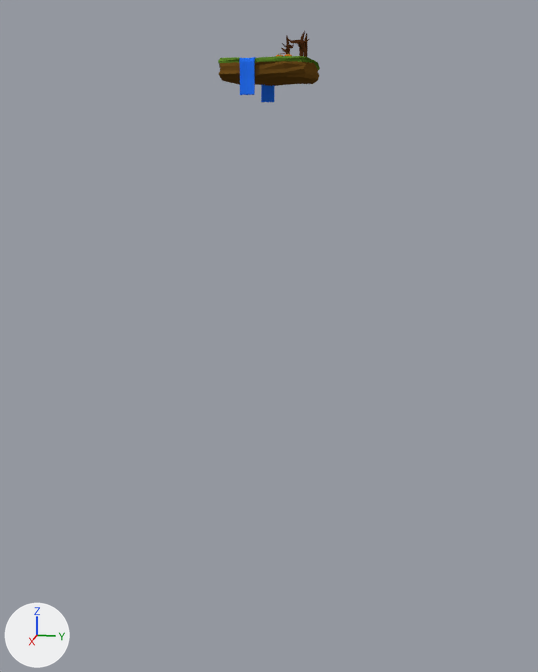
Renders of the Blender file 01-Models/JM-HerbstInselFertig.blend from each side of a commit.
One viewpoint serves both versions: a camera (50 mm lens) standing at (110.9, 22.0, -9.8) and looking at (0.0, -0.1, -37.5). Arrows for +X, +Y and +Z are at lower left; the lights stay in place.
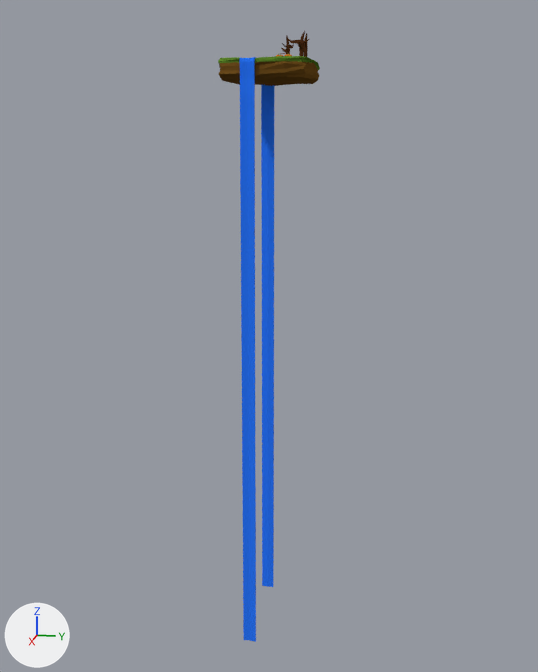
What differs and where, as boxes (x1, y1, x2, y2) in the pictures (538 x 672 px):
'Cube.001', reshaped (1174% taller): before (240, 57, 274, 102); after (240, 57, 274, 642)
part 1 of me_cube, built on: before (240, 94, 254, 95); after (240, 94, 274, 642)

Edits to the bpy script that builds the scene:
```text
Change me_cube:
    used by ob_cube_001; location = (-0.1, -1.7, 2.7); scale = (6.87, 1.0, 0.1)
    remove me_cube.from_pydata(...)  # 72 vertices, 70 faces; spans x -1.0..1.1, y -1.0..1.0, z -48.9..0.6
    add me_cube.from_pydata(...)  # 84 vertices, 82 faces; spans x -1.0..1.2, y -1.0..1.0, z -889.4..0.6
    me_cube part 1
    4 faces are deleted
    6 vertices are added at (1.2, 1.0, -888.8), (1.2, 0.0, -888.8), (1.2, -1.0, -888.8), (1.2, 1.0, -889.4), (1.2, -1.0, -889.4), (1.1, 0.0, -889.4)
    6 new vertices lie (0.0, 0.0, -833.4) away from vertices in x -1.0, y -1.0..1.0, z -48.9..-48.8
    16 new faces join them
```
